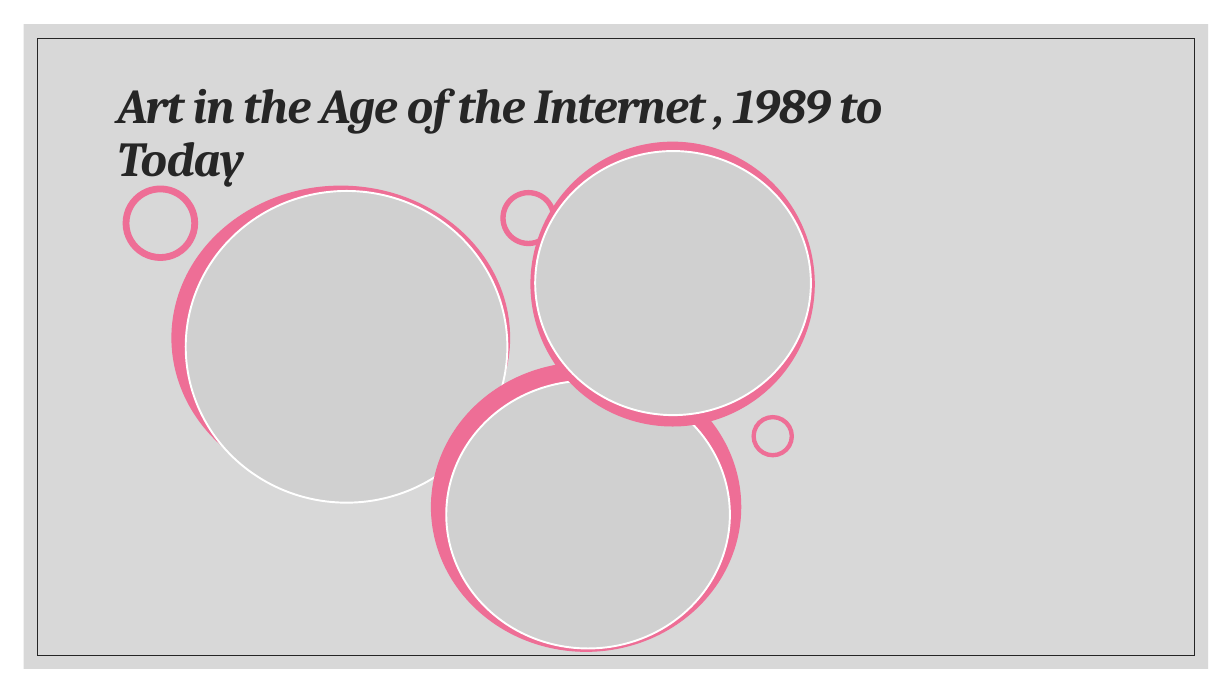
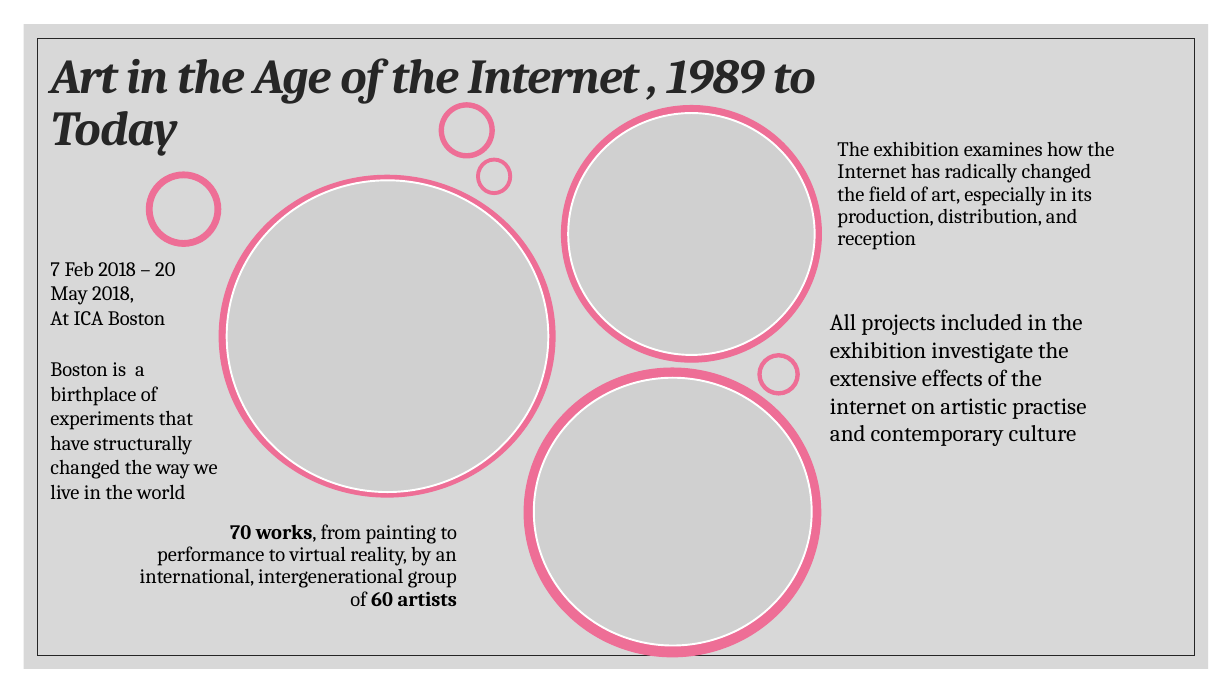
Before and after one commit to alk36/Curators-Presentation, a slide deck: slide 5 of art curators the newest one from saturday from pc.pptx. Drawn at 1232x693 pixels with LibreOffice and Linux fonts; fonts in the diff are those of the drawing; grey boxes stand for pictures; background and template pictures are left out. Boxes give left, top, right and bottom in pixels: in the first picture for what was removed or moved away, otherwise in the second. Text is boxed around its words. In the diff, an @@ line names an element or a change of style, - is before the commit and + after.

```diff
--- a/art curators the newest one from saturday from pc.pptx
+++ b/art curators the newest one from saturday from pc.pptx
@@ title "Art in the Age of ...": place and size @@
-title "Art in the Age of ..." at bbox=[117, 88, 883, 186]
+title "Art in the Age of ..." at bbox=[51, 58, 816, 156]
@@ donut added at bbox=[439, 103, 494, 157], fill #EE6E96, outline #EE6E96 1 pt @@
@@ ellipse: place and size @@
-ellipse at bbox=[531, 142, 814, 426]
+ellipse at bbox=[562, 105, 822, 362]
@@ picture: place and size @@
-picture at bbox=[535, 151, 811, 415]
+picture at bbox=[568, 113, 815, 355]
@@ text added at bbox=[837, 141, 1114, 250], 16 pt, text #000000 @@
+The exhibition examines how the Internet has radically changed the field of art, especially in its production, distribution, and reception
@@ donut: place and size @@
-donut at bbox=[123, 186, 197, 260]
+donut at bbox=[146, 172, 220, 246]
@@ ellipse: place and size @@
-ellipse at bbox=[172, 187, 509, 490]
+ellipse at bbox=[219, 176, 555, 497]
@@ donut: place and size @@
-donut at bbox=[501, 190, 555, 245]
+donut at bbox=[477, 158, 512, 194]
@@ picture: place and size @@
-picture at bbox=[186, 191, 507, 503]
+picture at bbox=[226, 180, 548, 492]
@@ text added at bbox=[50, 262, 175, 325], 16 pt, text #000000 @@
+7 Feb 2018 – 20 May 2018,
+At ICA Boston
@@ text added at bbox=[830, 314, 1086, 446], 18 pt, text #000000 @@
+All projects included in the exhibition investigate the extensive effects of the internet on artistic practise and contemporary culture
@@ donut: place and size @@
-donut at bbox=[752, 416, 794, 457]
+donut at bbox=[758, 354, 799, 396]
@@ text added at bbox=[50, 362, 218, 499], 16 pt, text #000000 @@
+Boston is a birthplace of experiments that have structurally changed the way we live in the world
@@ ellipse: place and size @@
-ellipse at bbox=[432, 362, 741, 651]
+ellipse at bbox=[524, 368, 821, 656]
@@ picture: place and size @@
-picture at bbox=[446, 381, 730, 649]
+picture at bbox=[534, 378, 812, 646]
@@ text added at bbox=[140, 524, 457, 606], 16 pt, text #000000 @@
+70 works, from painting to performance to virtual reality, by an international, intergenerational group of 60 artists
```
Also in this commit, not shown: 8 other slides changed.
